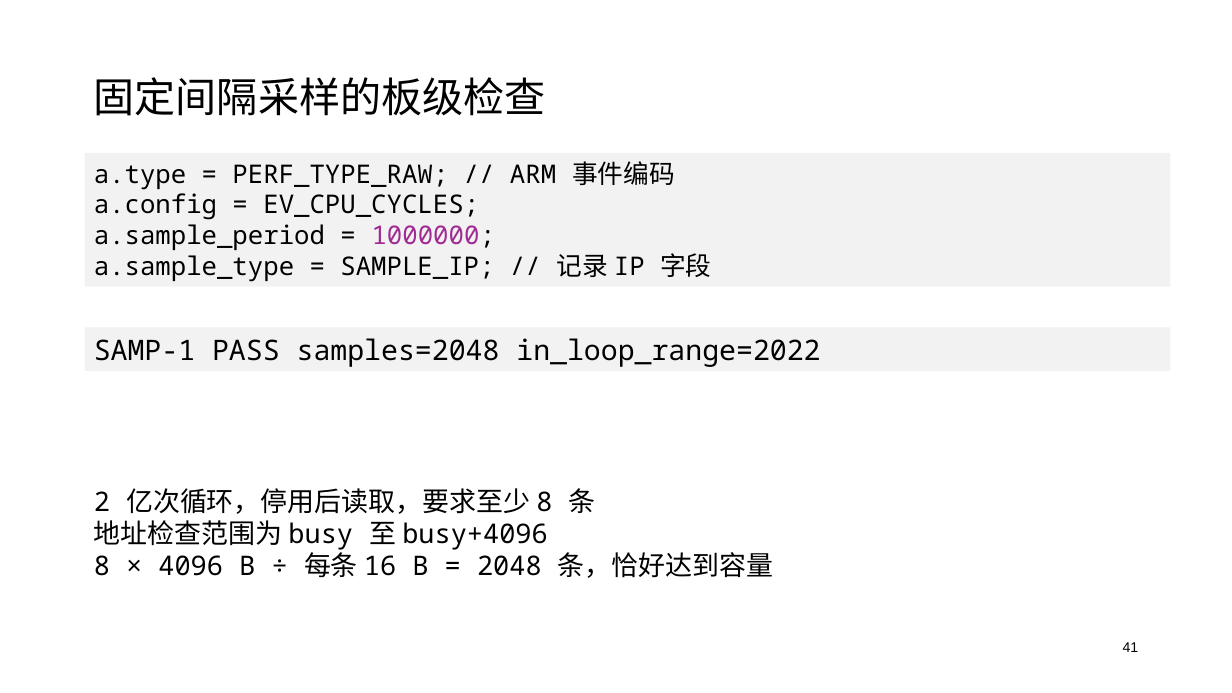
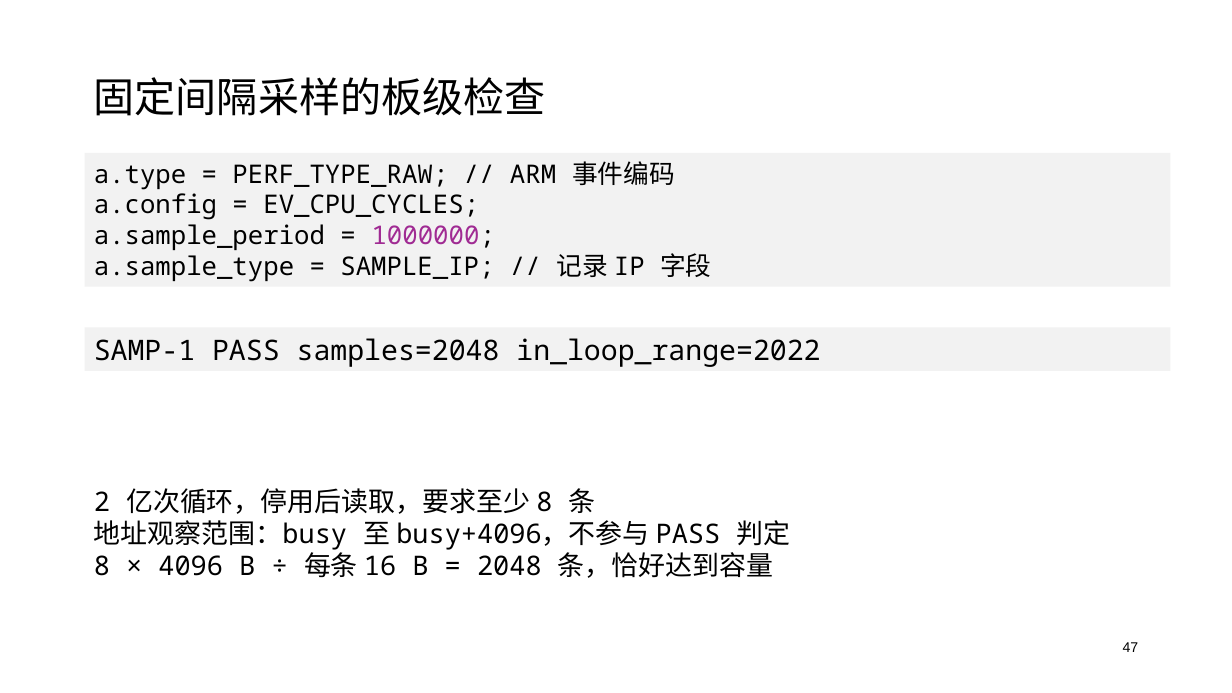
Before and after one commit to oscomp-posad/tgoskits, a slide deck: slide 47 of docs/presentations/starryos-perf.pptx (slide 41 before the commit). Drawn at 1232x693 pixels with LibreOffice and Linux fonts; fonts in the diff are those of the drawing. Boxes give left, top, right and bottom in pixels: in the first picture for what was removed or moved away, otherwise in the second. Text is boxed around its words. In the diff, an @@ line names an element or a change of style, - is before the commit and + after.

```diff
--- a/docs/presentations/starryos-perf.pptx
+++ b/docs/presentations/starryos-perf.pptx
@@ text at (x1=94, y1=520, x2=791, y2=550): text changed @@
-地址检查范围为 busy 至 busy+4096
+地址观察范围：busy 至 busy+4096，不参与 PASS 判定
@@ text at (x1=1123, y1=642, x2=1139, y2=652): text changed @@
-41
+47
```
Also in this commit, not shown: 22 other slides changed, 1 other file.
